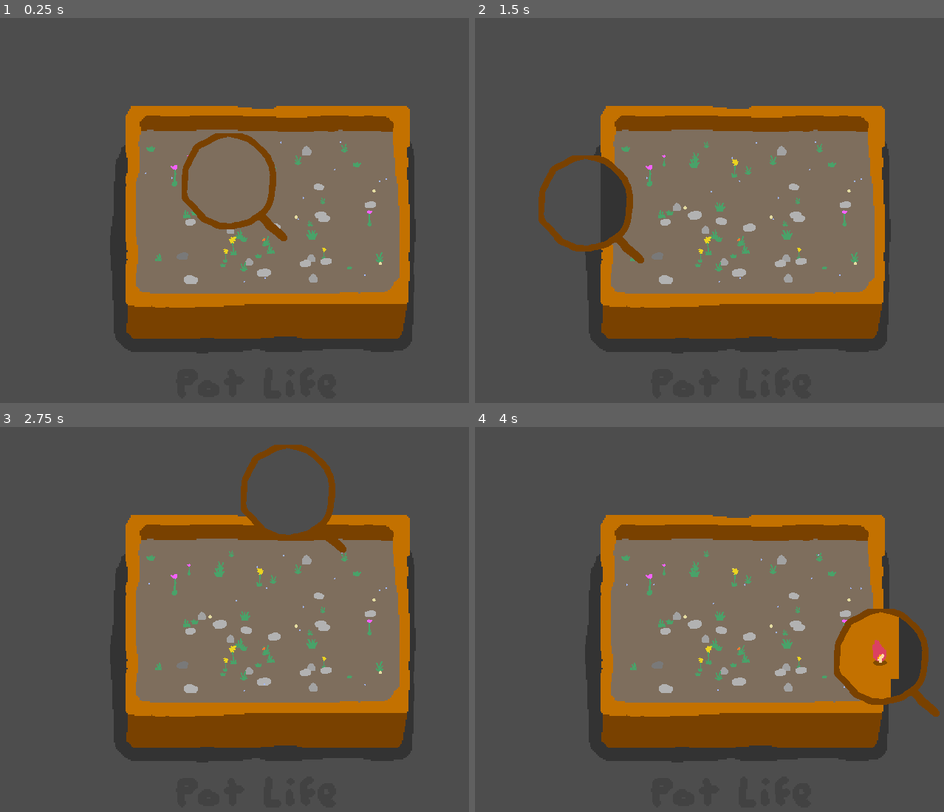
Above: before the commit, frames 1-4 (two rows, left to right).
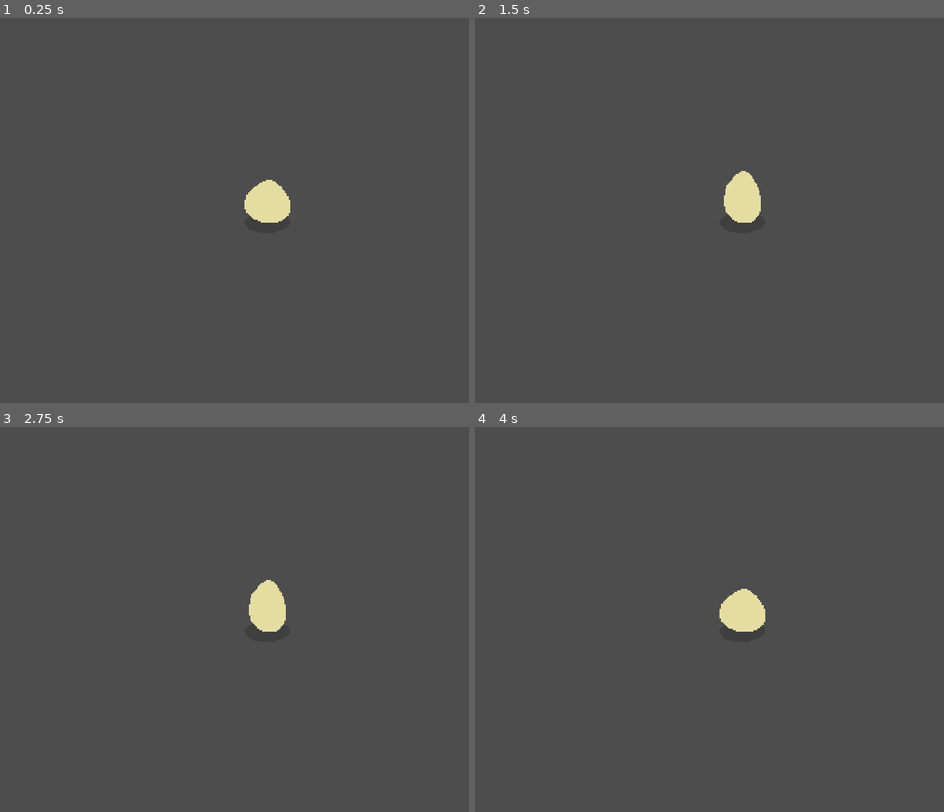
Above: after the commit, the same moments.

Repository: martindzejky/pot-life
Game: Godot game, scene res://tests/one-creature.tscn
Two runs of this game, one before a commit and one after it. Both use one fixed random seed, a clock stepped at 60 frames per second and the inputs below. Before the commit the project starts from res://main.tscn. Sound files missing from this copy of the repository are replaced by a short silence.
Inputs (mouse positions are in pixels of both pictures, inside the frame that each line leads up to):
- Up to frame 1 (0.25 s): no input
- Up to frame 2 (1.5 s): move the mouse to (873, 198) at 0.52 s; press the mouse at (873, 198) at 0.53 s; move the mouse to (625, 245) at 1.27 s; release the mouse at (625, 245) at 1.28 s; click (625, 245) at 1.35 s
- Up to frame 3 (2.75 s): move the mouse to (328, 534) at 2.02 s; press the mouse at (328, 534) at 2.03 s
- Up to frame 4 (4 s): move the mouse to (714, 719) at 2.77 s; release the mouse at (714, 719) at 2.78 s; click (714, 719) at 2.85 s; tap Enter at 3.5 s; move the mouse to (920, 696) at 3.52 s; press the mouse at (920, 696) at 3.53 s

The runs differ from the first frame. In frame 1, 40% of the frame differs, in the area x 23-89%, y 22-88%; in frame 2, 40%; in frame 3, 40%; in frame 4, 42%, in the area x 23-100%, y 22-88%.

Commit message:
start adding testing scenes where I can prototype

Diff:
--- a/objects/creature.gd
+++ b/objects/creature.gd
@@ -182,7 +182,7 @@
         $quik.play()
 
 func birthingTimeout():
-    get_tree().get_first_node_in_group('spawner').spawnEggFromCreature(self)
+    get_tree().call_group('spawner', 'spawnEggFromCreature', self)
     $birth.play()
     switchState('idle')
 
--- a/objects/creature.tscn
+++ b/objects/creature.tscn
@@ -4,9 +4,9 @@
 [ext_resource type="Texture2D" uid="uid://xqmief0fxbnc" path="res://sprites/creature-small.png" id="1_uoo81"]
 [ext_resource type="Texture2D" uid="uid://cgwpiw2dm4wra" path="res://sprites/creature-big.png" id="2_blnmw"]
 [ext_resource type="PackedScene" uid="uid://koi35i1jdc20" path="res://objects/skull.tscn" id="2_hdvnx"]
+[ext_resource type="PackedScene" uid="uid://csqsyqu024ooo" path="res://objects/shadow.tscn" id="4_gsyow"]
 [ext_resource type="Texture2D" uid="uid://cpxalxqkgxyky" path="res://sprites/face.png" id="4_oxd6a"]
 [ext_resource type="Script" path="res://objects/hunger.gd" id="5_h2seq"]
-[ext_resource type="Texture2D" uid="uid://cjlkw3btwqr3t" path="res://sprites/shadow.png" id="5_hyc1y"]
 [ext_resource type="AudioStream" uid="uid://bv4f0ks1cxkrj" path="res://sounds/birth.wav" id="6_aw1x3"]
 [ext_resource type="AudioStream" uid="uid://vhtcrne0gnni" path="res://sounds/eat.wav" id="7_0fnwu"]
 [ext_resource type="AudioStream" uid="uid://rving2w622lq" path="res://sounds/heal.wav" id="7_lfydl"]
@@ -376,25 +376,21 @@
 position = Vector2(0, -13)
 texture = ExtResource("1_uoo81")
 
+[node name="shadow" parent="." instance=ExtResource("4_gsyow")]
+scale = Vector2(0.5, 0.5)
+
 [node name="big" type="Sprite2D" parent="."]
 visibility_layer = 4
 position = Vector2(0, -16)
 texture = ExtResource("2_blnmw")
 hframes = 5
 
-[node name="shadow" type="Sprite2D" parent="big"]
-show_behind_parent = true
-position = Vector2(0, 16)
-scale = Vector2(0.4, 0.4)
-texture = ExtResource("5_hyc1y")
-
 [node name="face-offset" type="Node2D" parent="big"]
-position = Vector2(10, -10)
+position = Vector2(10, -11)
 
 [node name="face" type="Node2D" parent="big/face-offset"]
 
 [node name="sprite" type="Sprite2D" parent="big/face-offset/face"]
-scale = Vector2(0.7, 0.7)
 texture = ExtResource("4_oxd6a")
 hframes = 9
 
--- a/objects/creature3.tscn
+++ b/objects/creature3.tscn
@@ -5,8 +5,8 @@
 
 [node name="creature" instance=ExtResource("1_5v7is")]
 
-[node name="big" parent="." index="1"]
+[node name="big" parent="." index="2"]
 texture = ExtResource("2_jjxol")
 
 [node name="face-offset" parent="big" index="0"]
-position = Vector2(12, 2)
+position = Vector2(12, -1)
--- a/objects/egg.tscn
+++ b/objects/egg.tscn
@@ -7,7 +7,7 @@
 [ext_resource type="PackedScene" uid="uid://b2g0vvfvviuwd" path="res://objects/creature3.tscn" id="4_onbxq"]
 [ext_resource type="PackedScene" uid="uid://dtb1y8546baha" path="res://objects/creature-evil.tscn" id="5_70r7s"]
 [ext_resource type="PackedScene" uid="uid://dprsm4s5vq820" path="res://objects/creature-evil2.tscn" id="6_yas1h"]
-[ext_resource type="Texture2D" uid="uid://cjlkw3btwqr3t" path="res://sprites/shadow.png" id="7_qnn67"]
+[ext_resource type="PackedScene" uid="uid://csqsyqu024ooo" path="res://objects/shadow.tscn" id="7_7jc28"]
 [ext_resource type="AudioStream" uid="uid://bv4f0ks1cxkrj" path="res://sounds/birth.wav" id="8_aoj1e"]
 
 [sub_resource type="Animation" id="Animation_ng3qu"]
@@ -39,14 +39,26 @@
 tracks/2/type = "value"
 tracks/2/imported = false
 tracks/2/enabled = true
-tracks/2/path = NodePath("../../small:frame")
+tracks/2/path = NodePath("..:position")
 tracks/2/interp = 1
 tracks/2/loop_wrap = true
 tracks/2/keys = {
 "times": PackedFloat32Array(0),
 "transitions": PackedFloat32Array(1),
-"update": 1,
-"values": [0]
+"update": 0,
+"values": [Vector2(0, 0)]
+}
+tracks/3/type = "value"
+tracks/3/imported = false
+tracks/3/enabled = true
+tracks/3/path = NodePath("..:scale")
+tracks/3/interp = 1
+tracks/3/loop_wrap = true
+tracks/3/keys = {
+"times": PackedFloat32Array(0),
+"transitions": PackedFloat32Array(1),
+"update": 0,
+"values": [Vector2(1, 1)]
 }
 
 [sub_resource type="Animation" id="Animation_e8xwm"]
@@ -90,25 +102,13 @@
 "method": &"queue_free"
 }]
 }
-tracks/3/type = "value"
+tracks/3/type = "method"
 tracks/3/imported = false
 tracks/3/enabled = true
-tracks/3/path = NodePath("../../small:frame")
+tracks/3/path = NodePath("../../birth")
 tracks/3/interp = 1
 tracks/3/loop_wrap = true
 tracks/3/keys = {
-"times": PackedFloat32Array(0),
-"transitions": PackedFloat32Array(1),
-"update": 1,
-"values": [1]
-}
-tracks/4/type = "method"
-tracks/4/imported = false
-tracks/4/enabled = true
-tracks/4/path = NodePath("../../birth")
-tracks/4/interp = 1
-tracks/4/loop_wrap = true
-tracks/4/keys = {
 "times": PackedFloat32Array(0),
 "transitions": PackedFloat32Array(1),
 "values": [{
@@ -116,22 +116,46 @@
 "method": &"play"
 }]
 }
+tracks/4/type = "value"
+tracks/4/imported = false
+tracks/4/enabled = true
+tracks/4/path = NodePath("..:position")
+tracks/4/interp = 1
+tracks/4/loop_wrap = true
+tracks/4/keys = {
+"times": PackedFloat32Array(0),
+"transitions": PackedFloat32Array(1),
+"update": 0,
+"values": [Vector2(0, 0)]
+}
+tracks/5/type = "value"
+tracks/5/imported = false
+tracks/5/enabled = true
+tracks/5/path = NodePath("..:scale")
+tracks/5/interp = 1
+tracks/5/loop_wrap = true
+tracks/5/keys = {
+"times": PackedFloat32Array(0),
+"transitions": PackedFloat32Array(1),
+"update": 0,
+"values": [Vector2(1, 1)]
+}
 
 [sub_resource type="Animation" id="Animation_12yia"]
 resource_name = "hatching"
-length = 1.2
+length = 0.8
 loop_mode = 1
 tracks/0/type = "value"
 tracks/0/imported = false
 tracks/0/enabled = true
-tracks/0/path = NodePath("..:rotation")
-tracks/0/interp = 1
+tracks/0/path = NodePath("..:scale")
+tracks/0/interp = 0
 tracks/0/loop_wrap = true
 tracks/0/keys = {
-"times": PackedFloat32Array(0, 0.6),
+"times": PackedFloat32Array(0, 0.4),
 "transitions": PackedFloat32Array(1, 1),
-"update": 1,
-"values": [-0.174533, 0.174533]
+"update": 0,
+"values": [Vector2(1.1, 0.9), Vector2(0.9, 1.1)]
 }
 
 [sub_resource type="AnimationLibrary" id="AnimationLibrary_lim2u"]
@@ -152,30 +176,20 @@
 creatures = Array[PackedScene]([ExtResource("2_x32em"), ExtResource("3_loxjs"), ExtResource("4_onbxq")])
 evilCreatures = Array[PackedScene]([ExtResource("5_70r7s"), ExtResource("6_yas1h")])
 
-[node name="shadow" type="Sprite2D" parent="."]
-visibility_layer = 4
-scale = Vector2(0.4, 0.4)
-texture = ExtResource("7_qnn67")
-
-[node name="rotation" type="Node2D" parent="."]
-
-[node name="sprite" type="Sprite2D" parent="rotation"]
-visibility_layer = 4
+[node name="shadow" parent="." instance=ExtResource("7_7jc28")]
+scale = Vector2(0.5, 0.5)
+
+[node name="animation-root" type="Node2D" parent="."]
+
+[node name="sprite" type="Sprite2D" parent="animation-root"]
 position = Vector2(0, -16)
 texture = ExtResource("3_hfap3")
 hframes = 2
 
-[node name="small" type="Sprite2D" parent="."]
-visibility_layer = 2
-position = Vector2(0, -9)
-scale = Vector2(0.6, 0.6)
-texture = ExtResource("3_hfap3")
-hframes = 2
-
 [node name="timer" type="Timer" parent="."]
 
 [node name="animation" type="AnimationPlayer" parent="."]
-root_node = NodePath("../rotation/sprite")
+root_node = NodePath("../animation-root/sprite")
 libraries = {
 "": SubResource("AnimationLibrary_lim2u")
 }
--- a/objects/fire.tscn
+++ b/objects/fire.tscn
@@ -2,7 +2,7 @@
 
 [ext_resource type="Script" path="res://objects/fire.gd" id="1_4gflr"]
 [ext_resource type="Texture2D" uid="uid://bsw6byo77q3mi" path="res://sprites/fire.png" id="1_u8qia"]
-[ext_resource type="Texture2D" uid="uid://cjlkw3btwqr3t" path="res://sprites/shadow.png" id="2_inmsp"]
+[ext_resource type="PackedScene" uid="uid://csqsyqu024ooo" path="res://objects/shadow.tscn" id="2_djm4s"]
 [ext_resource type="AudioStream" uid="uid://cy5upfphnmnd5" path="res://sounds/hurt.wav" id="3_1fuxf"]
 
 [sub_resource type="Animation" id="Animation_2rl32"]
@@ -53,10 +53,8 @@
 [node name="fire" type="Node2D"]
 script = ExtResource("1_4gflr")
 
-[node name="shadow" type="Sprite2D" parent="."]
-visibility_layer = 4
-scale = Vector2(0.2, 0.2)
-texture = ExtResource("2_inmsp")
+[node name="shadow" parent="." instance=ExtResource("2_djm4s")]
+scale = Vector2(0.3, 0.3)
 
 [node name="sprite" type="Sprite2D" parent="."]
 visibility_layer = 4
--- a/objects/grass.tscn
+++ b/objects/grass.tscn
@@ -2,7 +2,7 @@
 
 [ext_resource type="Texture2D" uid="uid://tsbn1mttfve7" path="res://sprites/grass.png" id="1_6tou8"]
 [ext_resource type="Script" path="res://objects/grass.gd" id="1_jc8g2"]
-[ext_resource type="Texture2D" uid="uid://cjlkw3btwqr3t" path="res://sprites/shadow.png" id="2_srivj"]
+[ext_resource type="PackedScene" uid="uid://csqsyqu024ooo" path="res://objects/shadow.tscn" id="2_y15fc"]
 [ext_resource type="Script" path="res://objects/energy.gd" id="3_xrj3g"]
 [ext_resource type="AudioStream" uid="uid://die3c4xxq6yuh" path="res://sounds/death.wav" id="4_3jv2n"]
 [ext_resource type="AudioStream" uid="uid://dc6apodhk88kh" path="res://sounds/upgrade.wav" id="5_ooyy2"]
@@ -123,10 +123,8 @@
 
 [node name="scale" type="Node2D" parent="."]
 
-[node name="shadow" type="Sprite2D" parent="scale"]
-visibility_layer = 4
-scale = Vector2(0.4, 0.4)
-texture = ExtResource("2_srivj")
+[node name="shadow" parent="scale" instance=ExtResource("2_y15fc")]
+scale = Vector2(0.5, 0.5)
 
 [node name="sprite" type="Sprite2D" parent="scale"]
 y_sort_enabled = true
--- a/objects/pot.tscn
+++ b/objects/pot.tscn
@@ -1,11 +1,7 @@
-[gd_scene load_steps=8 format=3 uid="uid://bfcpwstcd18tx"]
+[gd_scene load_steps=4 format=3 uid="uid://bfcpwstcd18tx"]
 
 [ext_resource type="Texture2D" uid="uid://cyhyfexvya2bb" path="res://sprites/pot.png" id="1_hbj56"]
-[ext_resource type="PackedScene" uid="uid://dmbnsojw6n3rr" path="res://objects/grass.tscn" id="2_b78c6"]
-[ext_resource type="Script" path="res://objects/spawner.gd" id="2_di1ca"]
-[ext_resource type="PackedScene" uid="uid://cr55idqo8g4sy" path="res://objects/flower.tscn" id="4_51yba"]
-[ext_resource type="PackedScene" uid="uid://bppbkd6xkeb0q" path="res://objects/rock.tscn" id="5_2lk54"]
-[ext_resource type="PackedScene" uid="uid://dwvp01keji613" path="res://objects/egg.tscn" id="7_br2l4"]
+[ext_resource type="PackedScene" uid="uid://c2dmsleuajh27" path="res://objects/spawner.tscn" id="2_pv1wx"]
 
 [sub_resource type="RectangleShape2D" id="RectangleShape2D_40xfu"]
 size = Vector2(1319, 796)
@@ -23,15 +19,5 @@
 position = Vector2(-6.5, -62)
 shape = SubResource("RectangleShape2D_40xfu")
 
-[node name="spawner" type="Node" parent="inside" node_paths=PackedStringArray("bounds") groups=["spawner"]]
-script = ExtResource("2_di1ca")
+[node name="spawner" parent="inside" node_paths=PackedStringArray("bounds") instance=ExtResource("2_pv1wx")]
 bounds = NodePath("../bounds")
-grassObjects = Array[PackedScene]([ExtResource("2_b78c6"), ExtResource("4_51yba"), ExtResource("5_2lk54"), ExtResource("5_2lk54"), ExtResource("5_2lk54"), ExtResource("2_b78c6")])
-egg = ExtResource("7_br2l4")
-
-[node name="timer" type="Timer" parent="inside/spawner"]
-wait_time = 4.0
-one_shot = true
-autostart = true
-
-[connection signal="timeout" from="inside/spawner/timer" to="inside/spawner" method="spawnEgg"]
--- a/objects/rock.tscn
+++ b/objects/rock.tscn
@@ -2,7 +2,7 @@
 
 [ext_resource type="Script" path="res://objects/rock.gd" id="1_ibruy"]
 [ext_resource type="Texture2D" uid="uid://bh26dk7tfhnrd" path="res://sprites/rock.png" id="2_q8jnj"]
-[ext_resource type="Texture2D" uid="uid://cjlkw3btwqr3t" path="res://sprites/shadow.png" id="3_fra50"]
+[ext_resource type="PackedScene" uid="uid://csqsyqu024ooo" path="res://objects/shadow.tscn" id="2_soj60"]
 
 [node name="rock" type="Node2D"]
 script = ExtResource("1_ibruy")
@@ -11,10 +11,8 @@
 
 [node name="scale" type="Node2D" parent="."]
 
-[node name="shadow" type="Sprite2D" parent="scale"]
-visibility_layer = 4
+[node name="shadow" parent="scale" instance=ExtResource("2_soj60")]
 scale = Vector2(0.4, 0.4)
-texture = ExtResource("3_fra50")
 
 [node name="sprite" type="Sprite2D" parent="scale"]
 y_sort_enabled = true
--- /dev/null
+++ b/objects/shadow.tscn
@@ -0,0 +1,8 @@
+[gd_scene load_steps=2 format=3 uid="uid://csqsyqu024ooo"]
+
+[ext_resource type="Texture2D" uid="uid://cjlkw3btwqr3t" path="res://sprites/shadow.png" id="1_18s0j"]
+
+[node name="shadow" type="Sprite2D"]
+visibility_layer = 4
+z_index = -1
+texture = ExtResource("1_18s0j")
--- a/objects/skull.tscn
+++ b/objects/skull.tscn
@@ -2,15 +2,13 @@
 
 [ext_resource type="Script" path="res://objects/skull.gd" id="1_17kwn"]
 [ext_resource type="Texture2D" uid="uid://b6k5mgupw3eom" path="res://sprites/skull.png" id="1_tr2pg"]
-[ext_resource type="Texture2D" uid="uid://cjlkw3btwqr3t" path="res://sprites/shadow.png" id="2_x4np3"]
+[ext_resource type="PackedScene" uid="uid://csqsyqu024ooo" path="res://objects/shadow.tscn" id="2_wlhey"]
 
 [node name="skull" type="Node2D"]
 script = ExtResource("1_17kwn")
 
-[node name="shadow" type="Sprite2D" parent="."]
-visibility_layer = 4
-scale = Vector2(0.4, 0.4)
-texture = ExtResource("2_x4np3")
+[node name="shadow" parent="." instance=ExtResource("2_wlhey")]
+scale = Vector2(0.35, 0.35)
 
 [node name="big" type="Sprite2D" parent="."]
 visibility_layer = 4
--- a/objects/spawner.gd
+++ b/objects/spawner.gd
@@ -2,25 +2,38 @@
 class_name Spawner
 
 @export var bounds: CollisionShape2D
-@export var grassObjects: Array[PackedScene] = []
+@export var plants: Array[PackedScene] = []
 @export var egg: PackedScene
+
+@export var spawnPlants := 80
+@export var spawnCreatures := 20
+@export var spawnEggs := 4
+@export var chanceEggIsEvil := 0.7
 
 
 func _ready():
 
-    # grass
-    for i in range(randi_range(50, 80)):
-        var object := grassObjects.pick_random().instantiate() as Node2D
+    # plants
+    for i in range(spawnPlants):
+        var object := plants.pick_random().instantiate() as Node2D
         if object is Grass:
             object.bounds = bounds
         spawnInBounds(object)
 
+    # creatures
+    for i in range(spawnCreatures):
+        var object := egg.instantiate() as Egg
+        object.hatchOnReady = true
+        object.bounds = bounds
+        object.evil = randf() < chanceEggIsEvil
+        spawnInBounds(object)
+
     # eggs
-    for i in range(randi_range(14, 22)):
+    for i in range(spawnEggs):
         var object := egg.instantiate() as Egg
-        object.hatchOnReady = randf() < 0.8
+        object.hatchOnReady = false
         object.bounds = bounds
-        object.evil = randf() < 0.7
+        object.evil = randf() < chanceEggIsEvil
         spawnInBounds(object)
 
 
--- /dev/null
+++ b/objects/spawner.tscn
@@ -0,0 +1,19 @@
+[gd_scene load_steps=6 format=3 uid="uid://c2dmsleuajh27"]
+
+[ext_resource type="Script" path="res://objects/spawner.gd" id="1_pok5l"]
+[ext_resource type="PackedScene" uid="uid://dmbnsojw6n3rr" path="res://objects/grass.tscn" id="2_4h8d2"]
+[ext_resource type="PackedScene" uid="uid://cr55idqo8g4sy" path="res://objects/flower.tscn" id="3_60g1t"]
+[ext_resource type="PackedScene" uid="uid://bppbkd6xkeb0q" path="res://objects/rock.tscn" id="4_wwvs2"]
+[ext_resource type="PackedScene" uid="uid://dwvp01keji613" path="res://objects/egg.tscn" id="5_k271q"]
+
+[node name="spawner" type="Node" groups=["spawner"]]
+script = ExtResource("1_pok5l")
+plants = Array[PackedScene]([ExtResource("2_4h8d2"), ExtResource("3_60g1t"), ExtResource("4_wwvs2")])
+egg = ExtResource("5_k271q")
+
+[node name="timer" type="Timer" parent="."]
+wait_time = 4.0
+one_shot = true
+autostart = true
+
+[connection signal="timeout" from="timer" to="." method="spawnEgg"]
--- a/project.godot
+++ b/project.godot
@@ -13,7 +13,7 @@
 config/name="Pot Life"
 config/description="My submission for Ludum Dare #56."
 config/version="1.0"
-run/main_scene="res://main.tscn"
+run/main_scene="res://tests/one-creature.tscn"
 config/features=PackedStringArray("4.3", "GL Compatibility")
 boot_splash/image="res://sprites/splash.png"
 boot_splash/use_filter=false
@@ -30,6 +30,12 @@
 window/stretch/mode="viewport"
 window/stretch/aspect="expand"
 
+[file_customization]
+
+folder_colors={
+"res://tests/": "green"
+}
+
 [input]
 
 shoot={
@@ -41,8 +47,8 @@
 [layer_names]
 
 2d_render/layer_1="Default"
-2d_render/layer_2="Small Only"
-2d_render/layer_3="Big Only"
+2d_render/layer_2="Zoomed-out only"
+2d_render/layer_3="Zoomed-in only"
 
 [rendering]
 
--- /dev/null
+++ b/tests/creature-interactions.tscn
@@ -0,0 +1,21 @@
+[gd_scene load_steps=3 format=3 uid="uid://caoqcehesanlp"]
+
+[ext_resource type="PackedScene" uid="uid://c2dmsleuajh27" path="res://objects/spawner.tscn" id="1_s537k"]
+
+[sub_resource type="RectangleShape2D" id="RectangleShape2D_8dm34"]
+size = Vector2(682, 440)
+
+[node name="creature-interactions" type="Node"]
+
+[node name="camera" type="Camera2D" parent="."]
+
+[node name="sorting" type="Node2D" parent="."]
+y_sort_enabled = true
+
+[node name="bounds" type="CollisionShape2D" parent="sorting"]
+shape = SubResource("RectangleShape2D_8dm34")
+
+[node name="spawner" parent="sorting" node_paths=PackedStringArray("bounds") instance=ExtResource("1_s537k")]
+bounds = NodePath("../bounds")
+spawnPlants = 40
+spawnCreatures = 10
--- /dev/null
+++ b/tests/one-creature.tscn
@@ -0,0 +1,20 @@
+[gd_scene load_steps=3 format=3 uid="uid://b4neufge0xeqg"]
+
+[ext_resource type="PackedScene" uid="uid://dwvp01keji613" path="res://objects/egg.tscn" id="1_djehs"]
+
+[sub_resource type="RectangleShape2D" id="RectangleShape2D_8dm34"]
+size = Vector2(260, 196)
+
+[node name="one-creature" type="Node"]
+
+[node name="camera" type="Camera2D" parent="."]
+zoom = Vector2(2, 2)
+
+[node name="sorting" type="Node2D" parent="."]
+y_sort_enabled = true
+
+[node name="bounds" type="CollisionShape2D" parent="sorting"]
+shape = SubResource("RectangleShape2D_8dm34")
+
+[node name="egg" parent="sorting" node_paths=PackedStringArray("bounds") instance=ExtResource("1_djehs")]
+bounds = NodePath("../bounds")
Binary file changed: sprites/shadow.aseprite
Binary file changed: sprites/shadow.png
